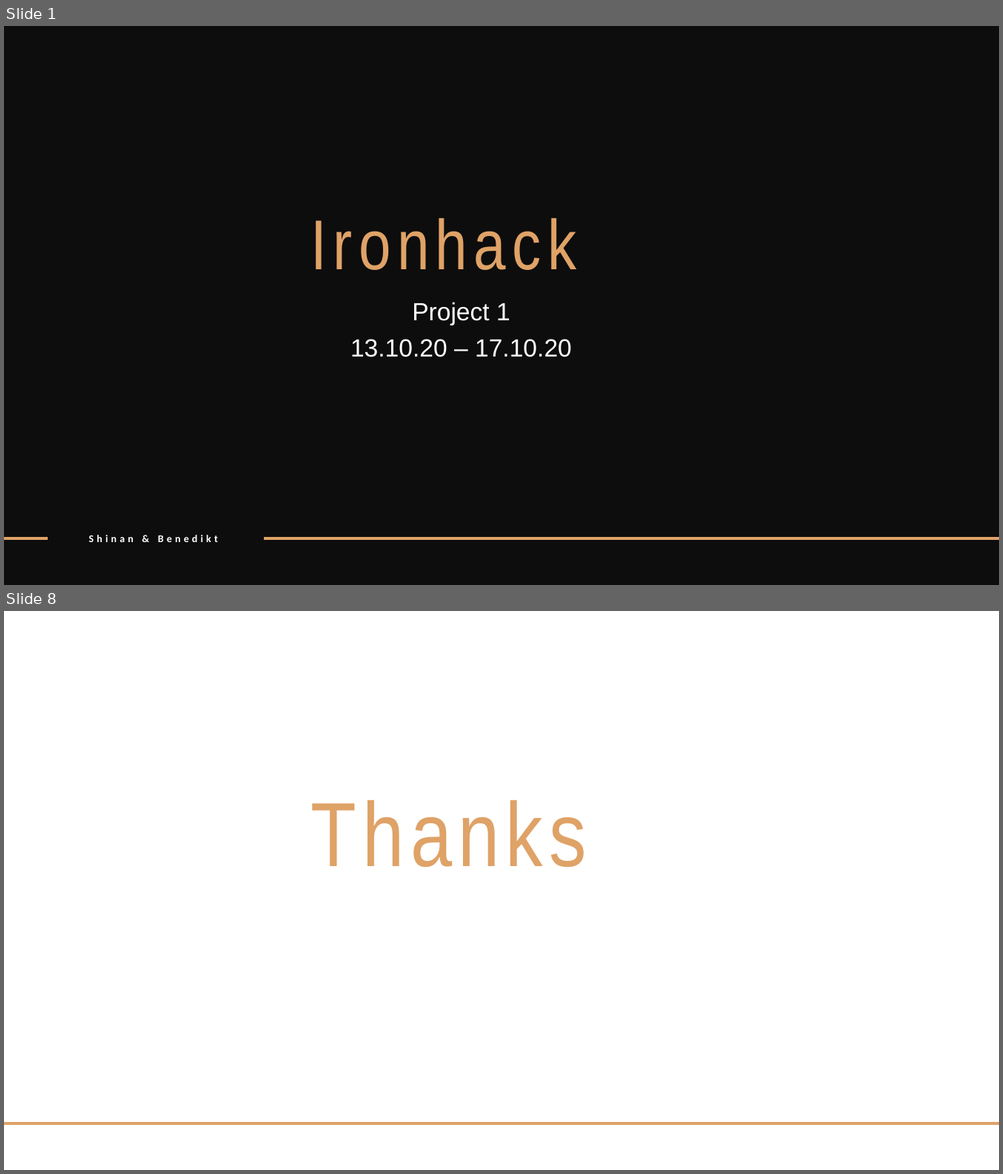
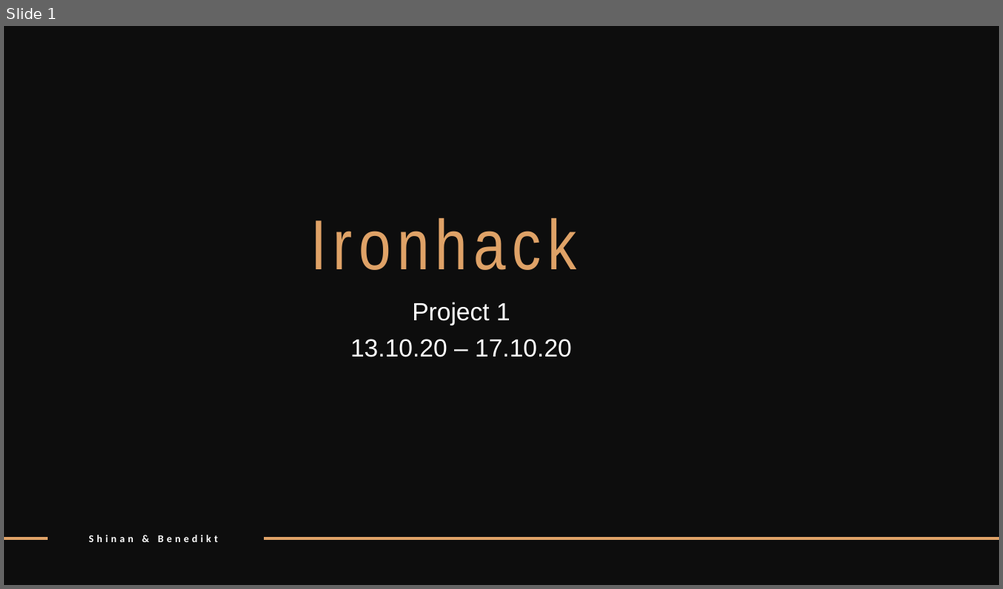
Before and after one commit to Shinan-tech/Share_Data, a slide deck: Final Presentation.pptx. Shown one above the other, each under a label of ours: slides 1 and 8 before the commit, slide 1 after it; the slides between them are not shown. The pictures are 1003x1174 and 1003x589 pixels, drawn with LibreOffice and Linux fonts; fonts in the diff are those of the drawing. Boxes give left, top, right and bottom in pixels: in the first picture for what was removed or moved away, otherwise in the second. Text is boxed around its words. In the diff, an @@ line names an element or a change of style, - is before the commit and + after.

```diff
--- a/Final Presentation.pptx
+++ b/Final Presentation.pptx
@@ slide 8 removed at <box>4,611,999,1170</box>, background #FFFFFF @@
@@ text removed at <box>311,800,586,867</box> @@
-Thanks
@@ line removed from (4, 1124) to (47, 1124) @@
@@ line removed from (47, 1124) to (999, 1124) @@
```
Also in this commit, not shown: 6 slides changed, 1 slide added, 1 other file.
